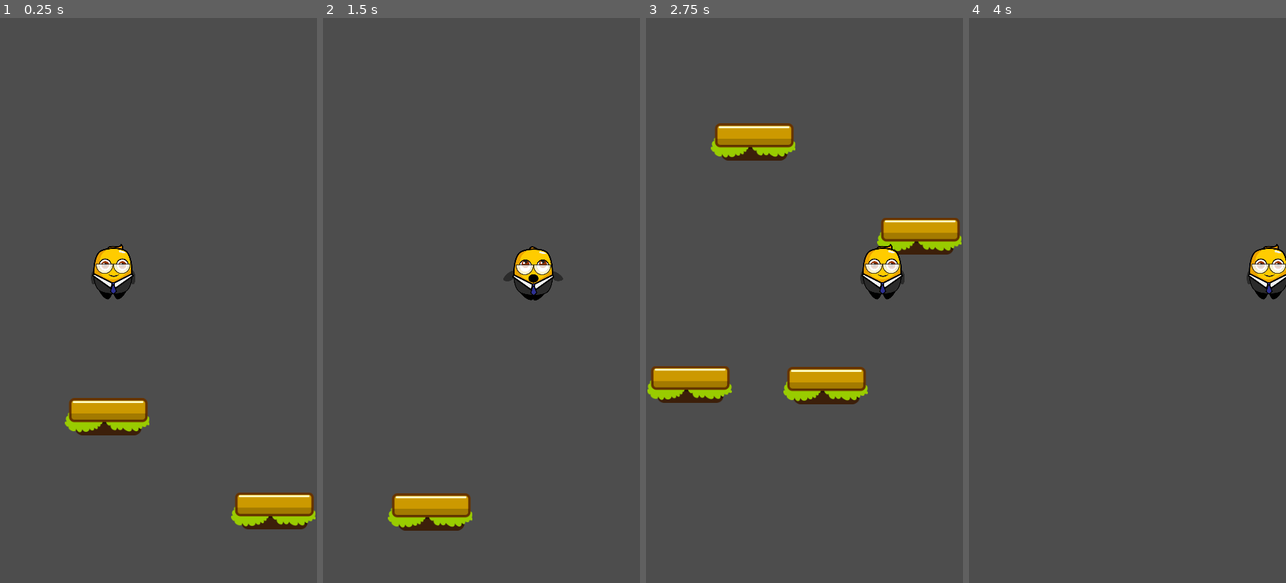
Above: before the commit, frames 1-4 (left to right).
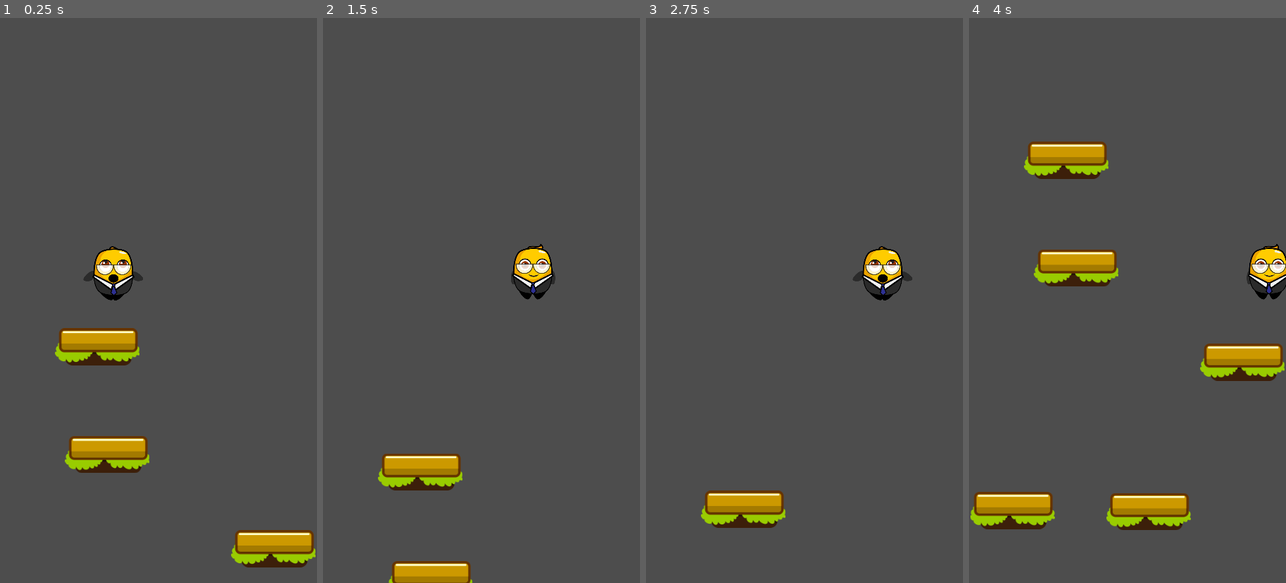
Above: after the commit, the same moments.

Repository: Nhanth123/jumper-mobile
Game: Godot game, scene res://scenes/game.tscn
The game is run twice, just before and just after one commit, with the same random seed, the same clock (stepped at 60 frames per second) and the same inputs.
Inputs:
- Up to frame 1 (0.25 s): no input
- Up to frame 2 (1.5 s): hold D (move_right) 0.53-1.28 s; hold A (move_left) from 1.28 s (still down)
- Up to frame 3 (2.75 s): release A (move_left) at 2.03 s; hold D (move_right) from 2.03 s (still down)
- Up to frame 4 (4 s): release D (move_right) at 3.53 s; hold A (move_left) from 3.53 s (still down)

The runs differ from the first frame. In frame 1, 8.6% of the frame differs, in the area x 17-100%, y 40-98%; in frame 2, 4.7%; in frame 3, 8.5%; in frame 4, 8.0%.

Commit message:
Feature: Implement platform for player in game.

Diff:
--- a/project.godot
+++ b/project.godot
@@ -35,12 +35,24 @@
 "deadzone": 0.5,
 "events": [null, Object(InputEventKey,"resource_local_to_scene":false,"resource_name":"","device":-1,"window_id":0,"alt …(184 unchanged characters)…
 , Object(InputEventKey,"resource_local_to_scene":false,"resource_name":"","device":-1,"window_id":0,"alt_pressed":false,"shift_pressed":false,"ctrl_pressed":false,"meta_pressed":false,"pressed":false,"keycode":0,"physical_keycode":4194319,"key_label":0,"unicode":0,"echo":false,"script":null)
+, Object(InputEventKey,"resource_local_to_scene":false,"resource_name":"","device":-1,"window_id":0,"alt_pressed":false,"shift_pressed":false,"ctrl_pressed":false,"meta_pressed":false,"pressed":false,"keycode":0,"physical_keycode":4194319,"key_label":0,"unicode":0,"echo":false,"script":null)
 ]
 }
 move_right={
 "deadzone": 0.5,
 "events": [Object(InputEventKey,"resource_local_to_scene":false,"resource_name":"","device":-1,"window_id":0,"alt_pressed":false,"shift_pressed":false,"ctrl_pressed":false,"meta_pressed":false,"pressed":false,"keycode":0,"physical_keycode":68,"key_label":0,"unicode":100,"echo":false,"script":null)
 , Object(InputEventKey,"resource_local_to_scene":false,"resource_name":"","device":-1,"window_id":0,"alt_pressed":false,"shift_pressed":false,"ctrl_pressed":false,"meta_pressed":false,"pressed":false,"keycode":0,"physical_keycode":4194321,"key_label":0,"unicode":0,"echo":false,"script":null)
+, Object(InputEventKey,"resource_local_to_scene":false,"resource_name":"","device":-1,"window_id":0,"alt_pressed":false,"shift_pressed":false,"ctrl_pressed":false,"meta_pressed":false,"pressed":false,"keycode":0,"physical_keycode":4194321,"key_label":0,"unicode":0,"echo":false,"script":null)
+]
+}
+quit={
+"deadzone": 0.5,
+"events": [Object(InputEventKey,"resource_local_to_scene":false,"resource_name":"","device":-1,"window_id":0,"alt_pressed":false,"shift_pressed":false,"ctrl_pressed":false,"meta_pressed":false,"pressed":false,"keycode":0,"physical_keycode":4194305,"key_label":0,"unicode":0,"echo":false,"script":null)
+]
+}
+reset={
+"deadzone": 0.5,
+"events": [Object(InputEventKey,"resource_local_to_scene":false,"resource_name":"","device":-1,"window_id":0,"alt_pressed":false,"shift_pressed":false,"ctrl_pressed":false,"meta_pressed":false,"pressed":false,"keycode":0,"physical_keycode":82,"key_label":0,"unicode":114,"echo":false,"script":null)
 ]
 }
 
--- a/scenes/game.tscn
+++ b/scenes/game.tscn
@@ -10,14 +10,16 @@
 [node name="Player" parent="." instance=ExtResource("2_a4xyk")]
 position = Vector2(192, 287)
 
-[node name="Platform" parent="." instance=ExtResource("3_16nf4")]
+[node name="PlatformParent" type="Node2D" parent="."]
+
+[node name="Platform" parent="PlatformParent" instance=ExtResource("3_16nf4")]
 position = Vector2(8, 895)
 
-[node name="Platform2" parent="." instance=ExtResource("3_16nf4")]
+[node name="Platform2" parent="PlatformParent" instance=ExtResource("3_16nf4")]
 position = Vector2(240, 897)
 
-[node name="Platform3" parent="." instance=ExtResource("3_16nf4")]
+[node name="Platform3" parent="PlatformParent" instance=ExtResource("3_16nf4")]
 position = Vector2(400, 643)
 
-[node name="Platform4" parent="." instance=ExtResource("3_16nf4")]
+[node name="Platform4" parent="PlatformParent" instance=ExtResource("3_16nf4")]
 position = Vector2(117, 483)
--- a/scripts/game.gd
+++ b/scripts/game.gd
@@ -1,7 +1,9 @@
 extends Node2D
 
+@onready var platform_parent = $PlatformParent
+
 var camera_scene = preload("res://scenes/game_camera.tscn")
-
+var platform_scene = preload("res://scenes/platform.tscn")
 var camera = null
 
 func _ready():
@@ -9,5 +11,16 @@
 	camera.setup_camera($Player)
 	add_child(camera)
 
+	create_platform(Vector2(100, 300))
+
 func _process(delta):
-	pass
+	if Input.is_action_just_pressed("reset"):
+		get_tree().reload_current_scene()
+	if Input.is_action_just_pressed("quit"):
+		get_tree().quit()
+
+func create_platform(location: Vector2):
+	var platform = platform_scene.instantiate()
+	platform.global_position = location
+	platform_parent.add_child(platform)
+	return platform
